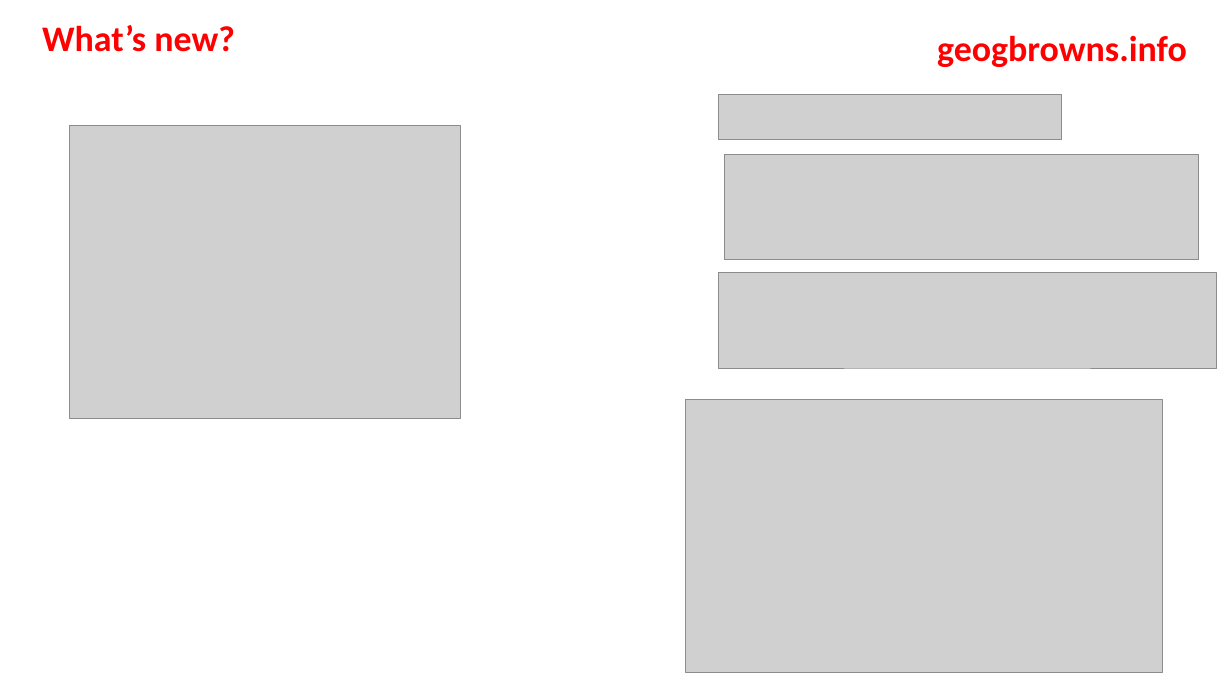
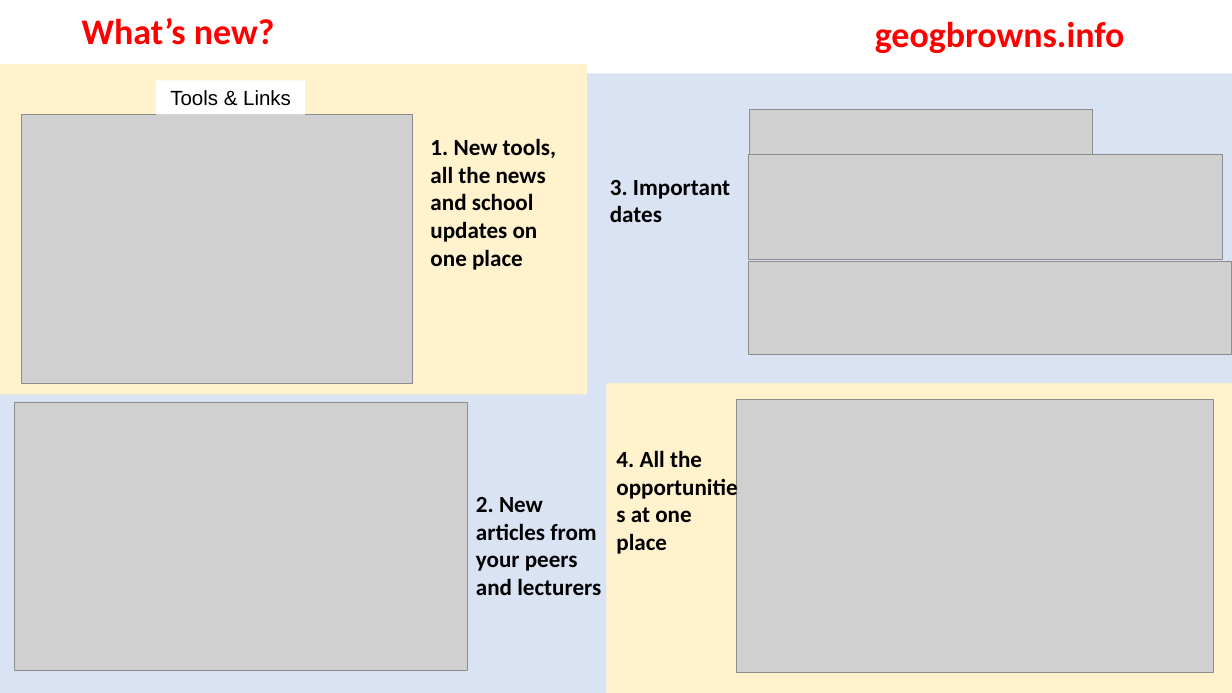
Before and after one commit to dmrom7/geogbrowns, a slide deck: slide 3 of news.pptx. Drawn at 1232x693 pixels with LibreOffice and Linux fonts; fonts in the diff are those of the drawing; grey boxes stand for pictures. Boxes give left, top, right and bottom in pixels: in the first picture for what was removed or moved away, otherwise in the second. Text is boxed around its words. In the diff, an @@ line names an element or a change of style, - is before the commit and + after.

Commit message:
error

```diff
--- a/news.pptx
+++ b/news.pptx
@@ text "What’s new?": place and size @@
-text "What’s new?" at <box>42,25,235,52</box>
+text "What’s new?" at <box>82,18,275,45</box>
@@ text "geogbrowns.info": place and size @@
-text "geogbrowns.info" at <box>937,35,1187,67</box>
+text "geogbrowns.info" at <box>875,21,1125,53</box>
@@ rectangle added at <box>0,64,587,395</box>, fill #FFF2CC @@
@@ rectangle added at <box>156,80,305,115</box>, fill #FFFFFF, 16 pt, text #000000 @@
+Tools & Links
@@ rectangle added at <box>581,73,1232,383</box>, fill #DAE3F3 @@
@@ picture: place and size @@
-picture at <box>69,126,460,420</box>
+picture at <box>21,115,412,384</box>
@@ picture: place and size @@
-picture at <box>719,95,1063,140</box>
+picture at <box>750,109,1093,154</box>
@@ text added at <box>430,138,556,270</box>, 18 pt, text #000000, bold @@
+1. New tools, all the news and school updates on one place
@@ picture: place and size @@
-picture at <box>725,154,1199,260</box>
+picture at <box>749,154,1223,260</box>
@@ text added at <box>610,180,730,222</box>, 18 pt, text #000000, bold @@
+3. Important dates
@@ picture: place and size @@
-picture at <box>719,273,1217,369</box>
+picture at <box>749,262,1232,355</box>
@@ rectangle added at <box>0,384,607,693</box>, fill #DAE3F3 @@
@@ rectangle added at <box>561,368,1232,693</box>, fill #FFF2CC @@
@@ picture added at <box>15,402,468,670</box> @@
@@ picture: place and size @@
-picture at <box>685,399,1163,672</box>
+picture at <box>737,399,1214,672</box>
@@ text added at <box>616,450,702,554</box>, 18 pt, text #000000, bold @@
+4. All the opportunities at one place
@@ text added at <box>476,497,601,595</box>, 18 pt, text #000000, bold @@
+2. New articles from your peers and lecturers
```
